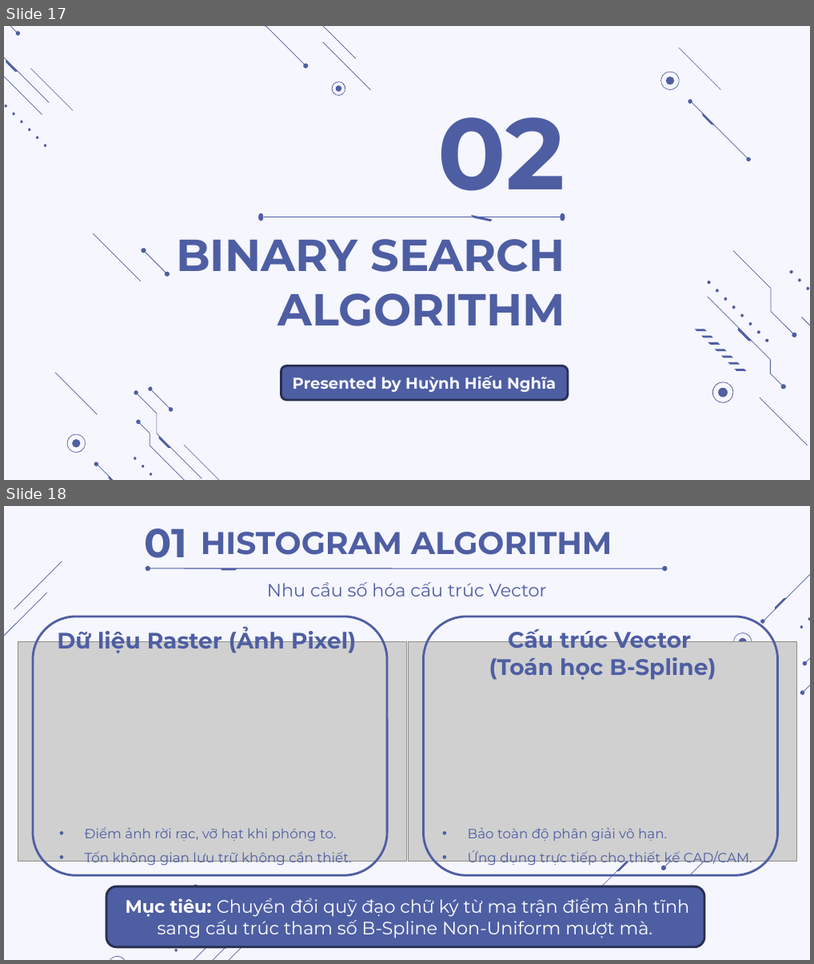
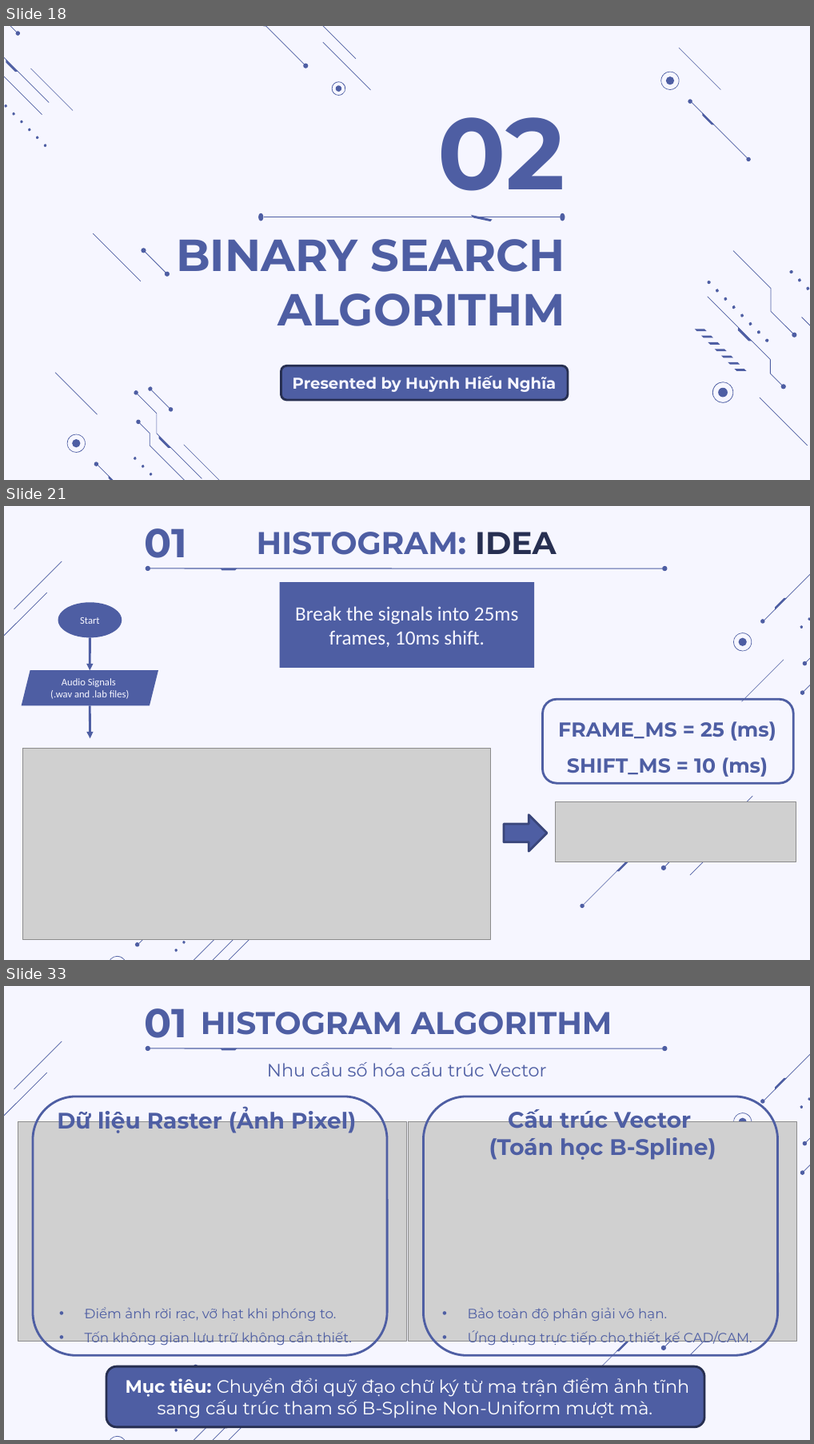
Before and after one commit to thdyqt/XLTHS, a slide deck: Slide.pptx. Shown one above the other, each under a label of ours: slides 17 and 18 before the commit, slides 18, 21 and 33 after it; the slides between them are not shown. The pictures are 814x964 and 814x1444 pixels, drawn with LibreOffice and Linux fonts; fonts in the diff are those of the drawing; grey boxes stand for pictures. Boxes give left, top, right and bottom in pixels: in the first picture for what was removed or moved away, otherwise in the second. Text is boxed around its words. In the diff, an @@ line names an element or a change of style, - is before the commit and + after.

```diff
--- a/Slide.pptx
+++ b/Slide.pptx
@@ slide 21 added at (x1=4, y1=506, x2=810, y2=960), background #F6F6FF; not listed: 20 template elements that a slide beside it also shows @@
@@ text added at (x1=144, y1=528, x2=187, y2=567), 36 pt, text #4E5EA3, bold @@
+01
@@ title added at (x1=257, y1=532, x2=556, y2=555), 28 pt, text #4E5EA3, bold @@
+HISTOGRAM: IDEA
@@ group added at (x1=145, y1=560, x2=668, y2=577): 2 ellipses, 1 freeform shape, 1 line @@
@@ rectangle added at (x1=280, y1=582, x2=534, y2=668), fill #4E5EA3, 18 pt, text #F6F6FF @@
+Break the signals into 25ms frames, 10ms shift.
@@ ellipse added at (x1=58, y1=602, x2=122, y2=637), fill #4E5EA3, 9 pt, text #F6F6FF @@
+Start
@@ arrow added from (90, 637) to (90, 671), #4E5EA3 2 pt @@
@@ parallelogram added at (x1=21, y1=671, x2=158, y2=706), fill #4E5EA3, 9 pt, text #F6F6FF @@
+Audio Signals
+(.wav and .lab files)
@@ freeform shape added at (x1=742, y1=660, x2=785, y2=701), fill #4E5EA3 @@
@@ arrow added from (90, 705) to (90, 738), #4E5EA3 2 pt @@
@@ rounded rectangle added at (x1=542, y1=699, x2=794, y2=783), outline #4E5EA3 2 pt @@
@@ subtitle added at (x1=558, y1=721, x2=777, y2=776), 18 pt, text #4E5EA3, bold @@
+FRAME_MS = 25 (ms)
+SHIFT_MS = 10 (ms)
@@ picture added at (x1=23, y1=748, x2=491, y2=940) @@
@@ right arrow added at (x1=504, y1=815, x2=547, y2=851), fill #4E5EA3, outline #3B467A 2 pt @@
@@ picture added at (x1=555, y1=802, x2=796, y2=862) @@
@@ freeform shape added at (x1=582, y1=848, x2=640, y2=906), fill #4E5EA3 @@
@@ freeform shape added at (x1=617, y1=860, x2=629, y2=872), fill #4E5EA3 @@
@@ group added at (x1=662, y1=796, x2=753, y2=876): 4 freeform shapes @@
@@ freeform shape added at (x1=182, y1=893, x2=234, y2=943), fill #4E5EA3 @@
@@ freeform shape added at (x1=581, y1=904, x2=585, y2=908), fill #4E5EA3 @@
@@ what was slide 17 is now slide 18 @@
@@ what was slide 18 is now slide 33 @@
```
Also in this commit, not shown: 14 other slides added, 8 other files.
